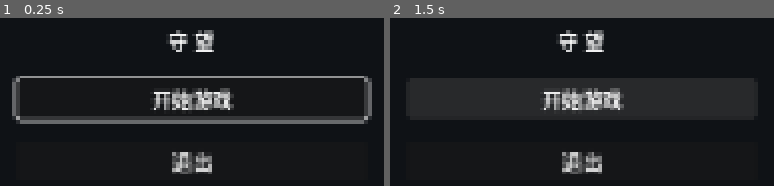
Above: before the commit, frames 1-2 (left to right).
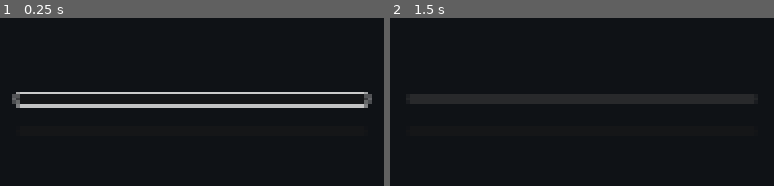
Above: after the commit, the same moments.

Repository: ikunkun-i/shouwang
Game: Godot game, scene res://scenes/boot/main_menu.tscn
The game is run twice, just before and just after one commit, with the same random seed, the same clock (stepped at 60 frames per second) and the same inputs.
Inputs:
- Up to frame 1 (0.25 s): no input
- Up to frame 2 (1.5 s): click "开始游戏" at 0.5 s; click "开始游戏" at 1.25 s

The runs differ from the first frame. In frame 1, 13% of the frame differs, in the area x 3-97%, y 7-93%; in frame 2, 18%, in the area x 5-95%, y 7-93%.

Commit message:
feat(p3): 内置 Noto Sans SC 中文字体并接入全局 Theme

Diff:
--- a/project.godot
+++ b/project.godot
@@ -25,6 +25,11 @@
 window/size/viewport_height=720
 window/stretch/mode="canvas_items"
 
+[gui]
+
+theme/custom="res://scenes/ui/theme/ui_theme.tres"
+theme/default_font_multichannel_signed_distance_field=false
+
 [rendering]
 
 renderer/rendering_method="gl_compatibility"
--- /dev/null
+++ b/scenes/ui/theme/ui_theme.tres
@@ -0,0 +1,7 @@
+[gd_resource type="Theme" load_steps=2 format=3]
+
+[ext_resource type="FontFile" path="res://assets/font/NotoSansSC-Regular.otf" id="1_noto"]
+
+[resource]
+default_font = ExtResource("1_noto")
+default_font_size = 16
Not shown, added: assets/font/NotoSansSC-Regular.otf
